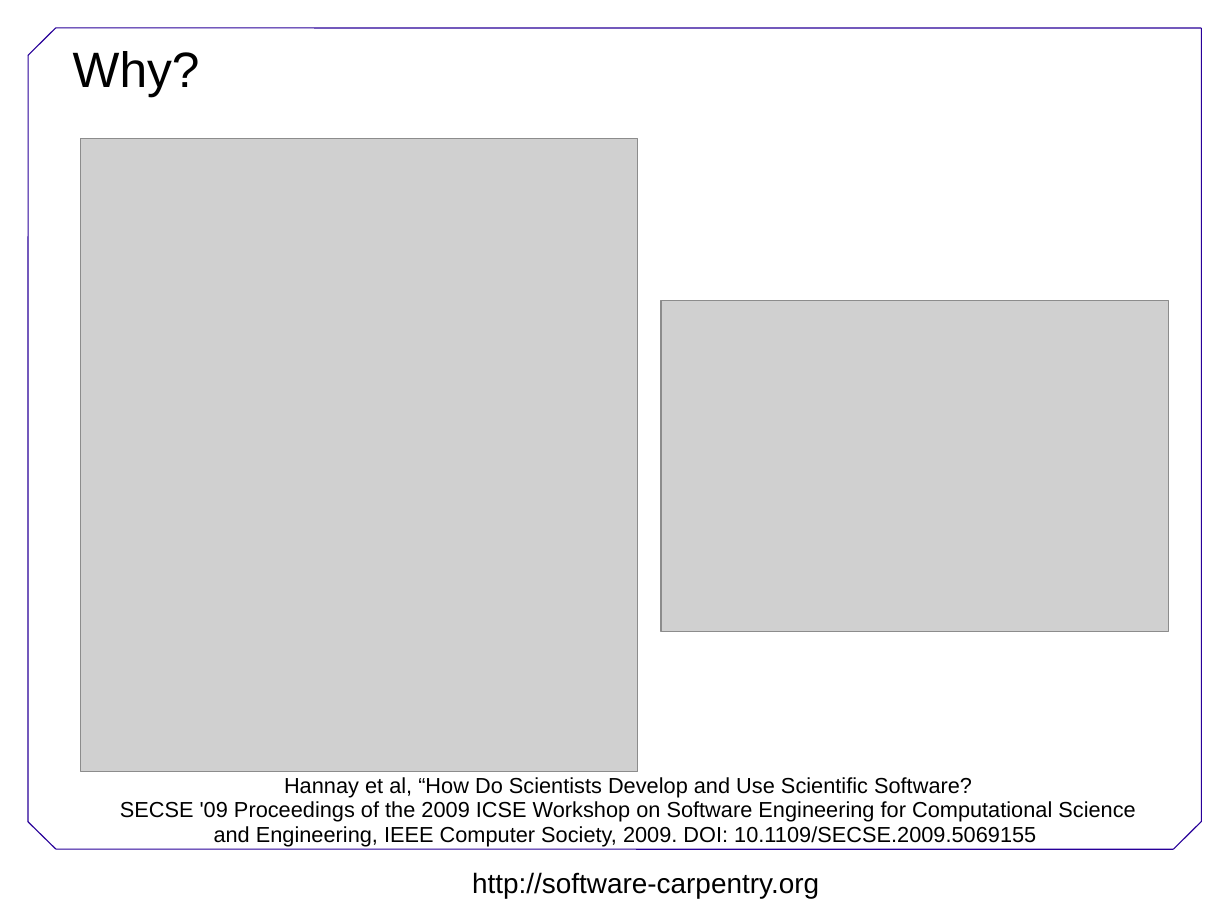
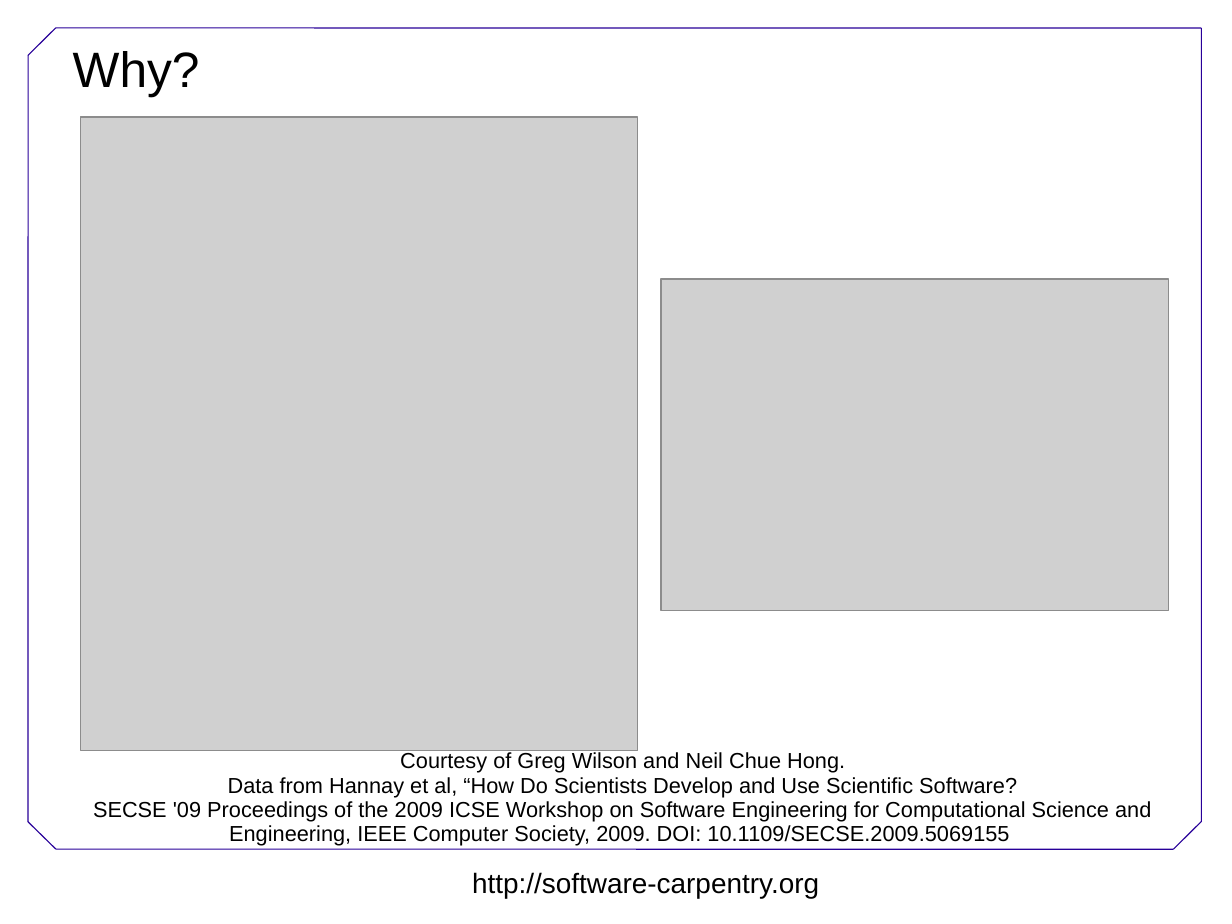
Before and after one commit to swcarpentry/DEPRECATED-boot-camps, a slide deck: slide 3 of EGIForumStartEnd.ppt. Drawn at 1232x924 pixels with LibreOffice and Linux fonts; fonts in the diff are those of the drawing; grey boxes stand for pictures; background and template pictures are left out. Boxes give left, top, right and bottom in pixels: in the first picture for what was removed or moved away, otherwise in the second. Text is boxed around its words. In the diff, an @@ line names an element or a change of style, - is before the commit and + after.

```diff
--- a/EGIForumStartEnd.ppt
+++ b/EGIForumStartEnd.ppt
@@ picture: place and size @@
-picture at [80,139,637,773]
+picture at [80,117,637,751]
@@ picture: place and size @@
-picture at [661,301,1168,632]
+picture at [661,279,1168,610]
@@ text "Courtesy of Greg Wilson and ...": place and size @@
-text "Courtesy of Greg Wilson and ..." at [120,777,1135,846]
+text "Courtesy of Greg Wilson and ..." at [93,752,1151,846]
@@ text at [228,752,1017,797]: text changed @@
-Hannay et al, “How Do Scientists Develop and Use Scientific Software?
+Courtesy of Greg Wilson and Neil Chue Hong.
+Data from Hannay et al, “How Do Scientists Develop and Use Scientific Software?
```
Also in this commit, not shown: 3 other files.
